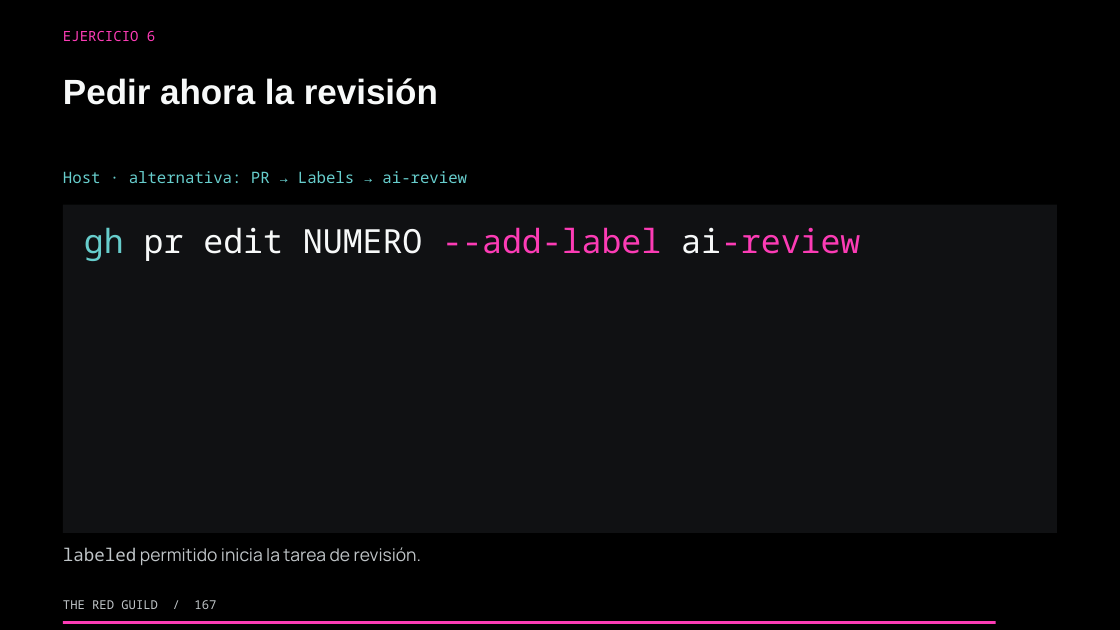
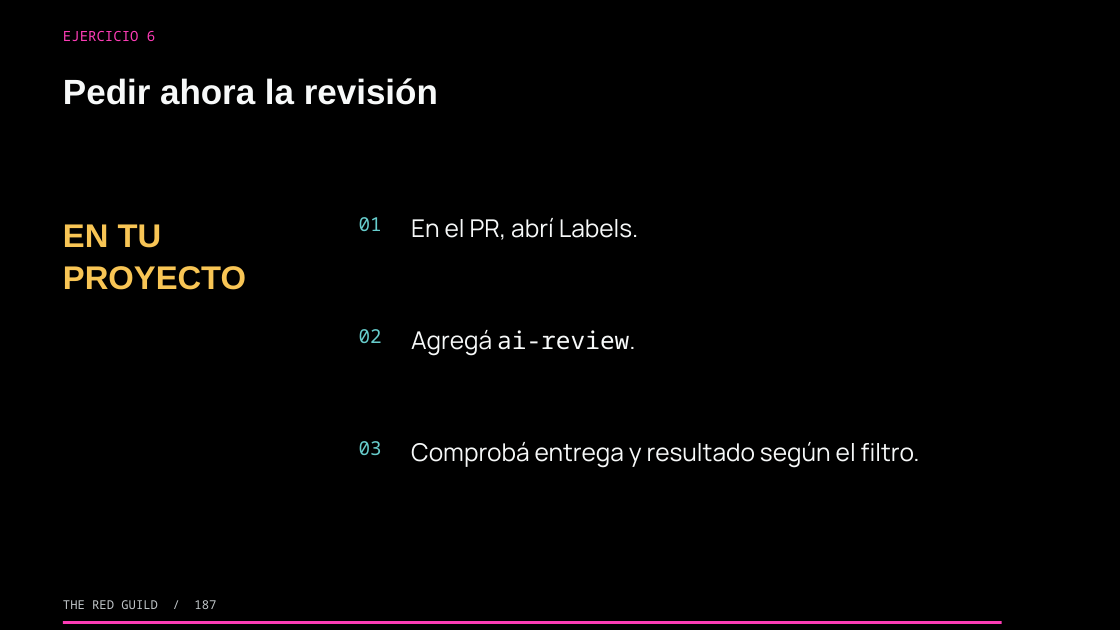
Before and after one commit to theredguild/github-ai-automation-lab, a slide deck: slide 187 of slides/workshop.pptx (slide 167 before the commit). Drawn at 1120x630 pixels with LibreOffice and Linux fonts; fonts in the diff are those of the drawing. Boxes give left, top, right and bottom in pixels: in the first picture for what was removed or moved away, otherwise in the second. Text is boxed around its words. In the diff, an @@ line names an element or a change of style, - is before the commit and + after.

```diff
--- a/slides/workshop.pptx
+++ b/slides/workshop.pptx
@@ text removed at (x1=63, y1=171, x2=467, y2=183) @@
-Host · alternativa: PR → Labels → ai-review
@@ rectangle removed at (x1=63, y1=205, x2=1057, y2=534) @@
@@ text added at (x1=63, y1=224, x2=246, y2=290), 28.1 pt, text #F8C555, bold @@
+EN TU
+PROYECTO
@@ text removed at (x1=84, y1=227, x2=860, y2=261) @@
-gh pr edit NUMERO --add-label ai-review
@@ text added at (x1=359, y1=217, x2=382, y2=231), 16.5 pt, text #67CDCC @@
+01
@@ text added at (x1=411, y1=218, x2=639, y2=240), 21 pt, text #F7F9F9 @@
+En el PR, abrí Labels.
@@ text added at (x1=359, y1=329, x2=382, y2=343), 16.5 pt, text #67CDCC @@
+02
@@ text added at (x1=411, y1=330, x2=636, y2=355), 21 pt, text #F7F9F9 @@
+Agregá ai-review.
@@ text added at (x1=359, y1=441, x2=382, y2=455), 16.5 pt, text #67CDCC @@
+03
@@ text added at (x1=411, y1=442, x2=920, y2=467), 21 pt, text #F7F9F9 @@
+Comprobá entrega y resultado según el filtro.
@@ text removed at (x1=63, y1=547, x2=421, y2=565) @@
-labeled permitido inicia la tarea de revisión.
@@ rectangle resized from (x1=63, y1=622, x2=996, y2=624) to (x1=63, y1=622, x2=1002, y2=624) @@
```
Also in this commit, not shown: 175 other slides changed, 21 slides added, 1 slide removed, 17 other files.
